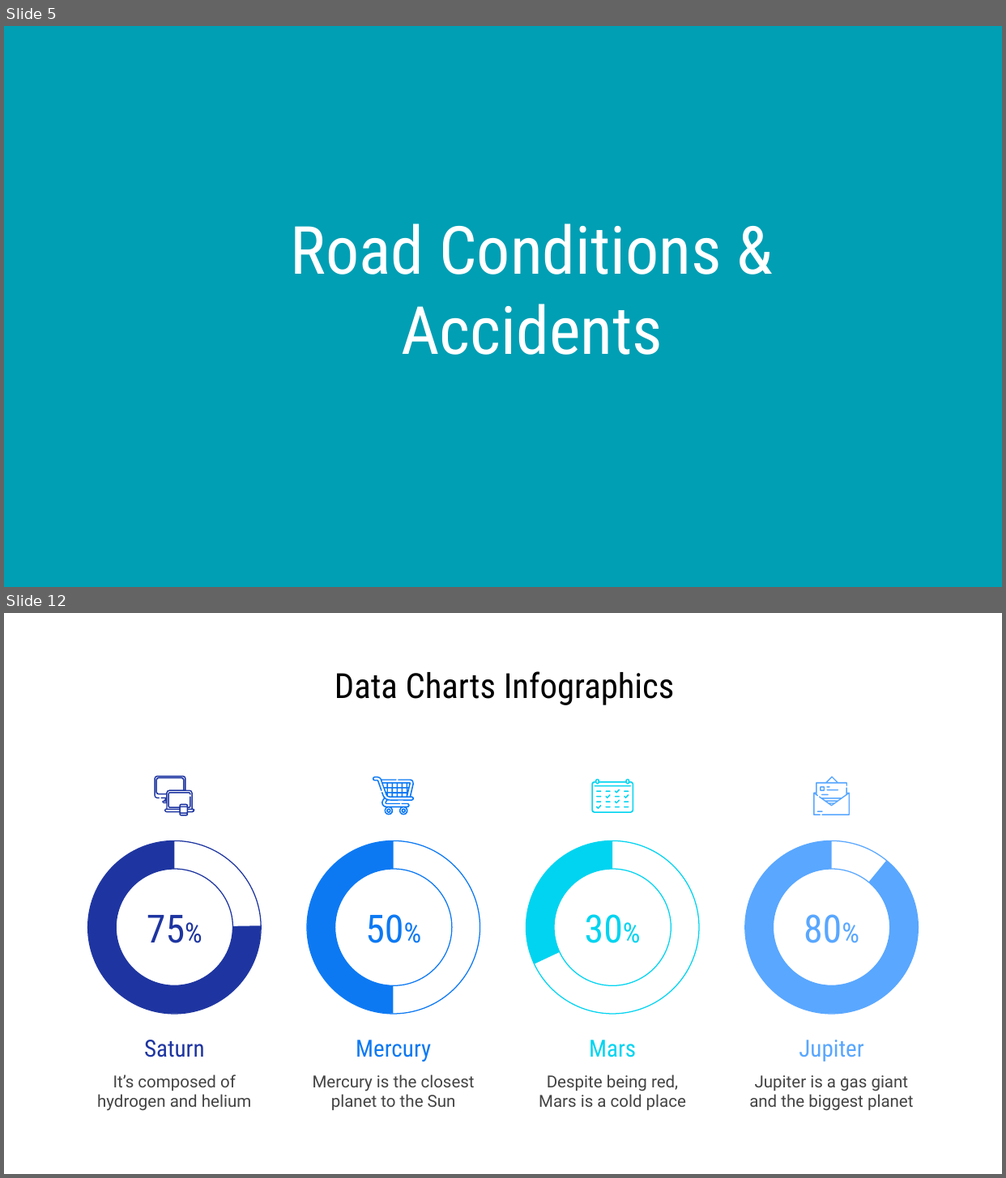
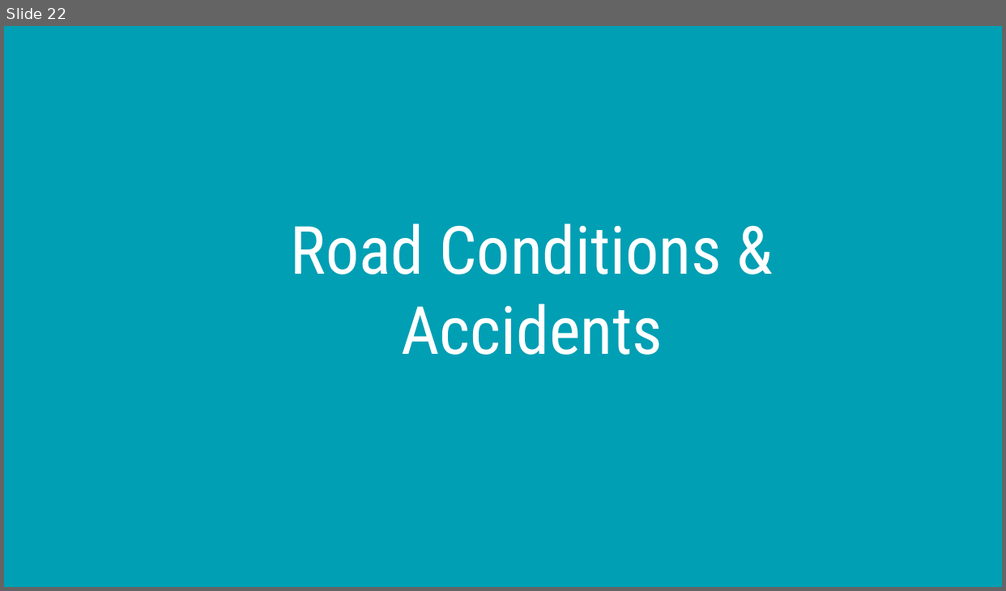
Before and after one commit to Person-Ad/US-Accidents-Big-Data-Analytics-Spark, a slide deck: docs/Team 10 Presentation.pptx. Shown one above the other, each under a label of ours: slides 5 and 12 before the commit, slide 22 after it; the slides between them are not shown. The pictures are 1006x1178 and 1006x591 pixels, drawn with LibreOffice and Linux fonts; fonts in the diff are those of the drawing. Boxes give left, top, right and bottom in pixels: in the first picture for what was removed or moved away, otherwise in the second. Text is boxed around its words. In the diff, an @@ line names an element or a change of style, - is before the commit and + after.

```diff
--- a/docs/Team 10 Presentation.pptx
+++ b/docs/Team 10 Presentation.pptx
@@ slide 12 removed at (x1=4, y1=613, x2=1002, y2=1174), background #FFFFFF @@
@@ title removed at (x1=334, y1=671, x2=675, y2=705) @@
-Data Charts Infographics
@@ freeform shape removed at (x1=154, y1=776, x2=194, y2=815) @@
@@ freeform shape removed at (x1=373, y1=777, x2=414, y2=815) @@
@@ group removed at (x1=592, y1=779, x2=633, y2=812): 18 freeform shapes @@
@@ group removed at (x1=813, y1=777, x2=850, y2=815): 7 freeform shapes @@
@@ freeform shape removed at (x1=386, y1=808, x2=391, y2=814) @@
@@ freeform shape removed at (x1=401, y1=808, x2=406, y2=814) @@
@@ group removed at (x1=87, y1=841, x2=261, y2=1111): 3 texts, 1 donut, 1 arch (boxed as its full ring) @@
-Saturn
-It’s composed of hydrogen and helium
-75%
@@ group removed at (x1=308, y1=841, x2=480, y2=1110): 3 texts, 1 donut, 1 arch (boxed as its full ring) @@
-Mercury
-Mercury is the closest planet to the Sun
-50%
@@ group removed at (x1=526, y1=841, x2=698, y2=1110): 3 texts, 1 donut, 1 arch (boxed as its full ring) @@
-Mars
-Despite being red, Mars is a cold place
-30%
@@ group removed at (x1=745, y1=841, x2=918, y2=1111): 3 texts, 1 donut, 1 arch (boxed as its full ring) @@
-Jupiter
-Jupiter is a gas giant and the biggest planet
-80%
@@ what was slide 5 is now slide 22 @@
```
Also in this commit, not shown: 1 slide changed, 20 slides added, 15 other slides removed, 4 other files.
